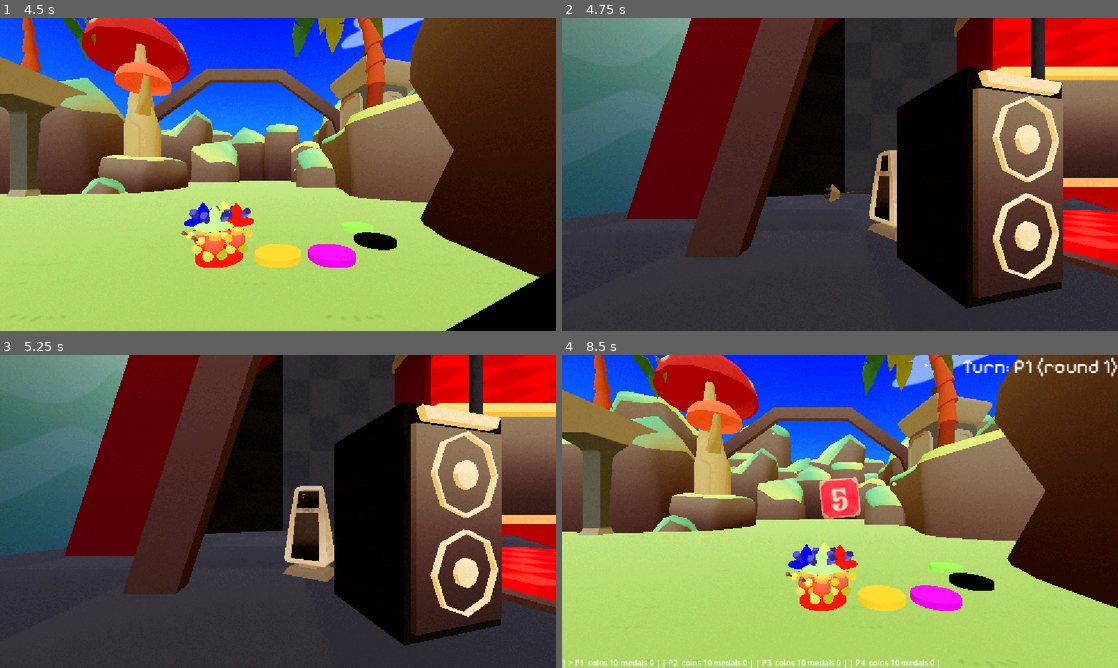
Above: before the commit, frames 1-4 (two rows, left to right).
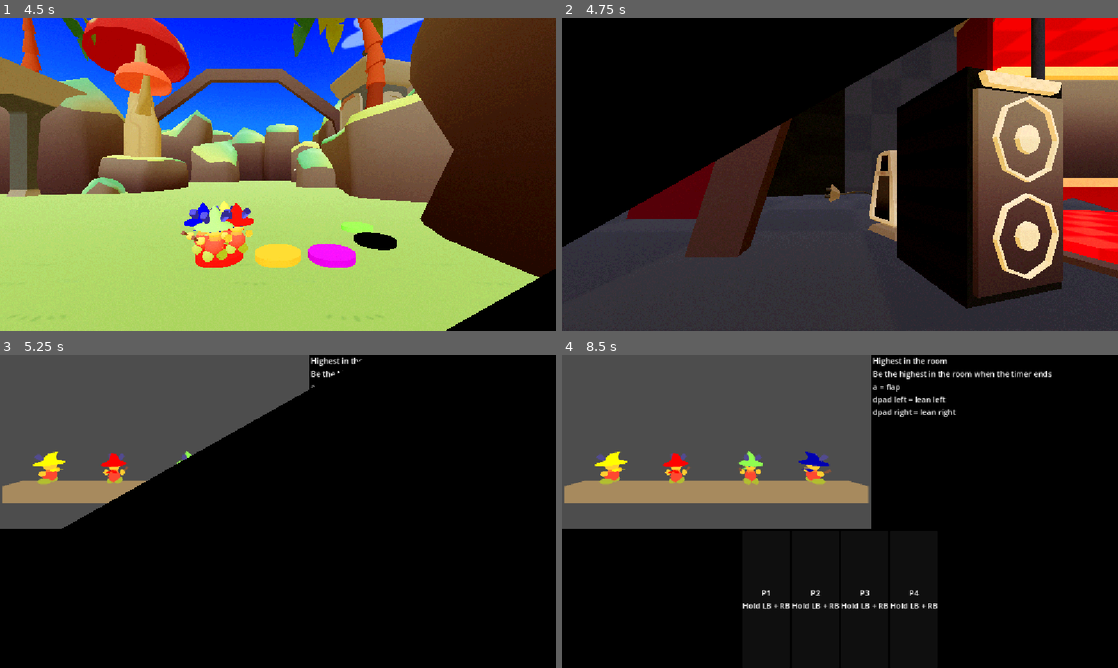
Above: after the commit, the same moments.

Repository: JZxAkuma/Game-Prototype-3
Game: Godot game, scene res://DO NOT TOUCH/Scene/main.tscn
The game is run twice, just before and just after one commit, with the same random seed, the same clock (stepped at 60 frames per second) and the same inputs.
Inputs (mouse positions are in pixels of both pictures, inside the frame that each line leads up to):
- Up to frame 1 (4.5 s): tap Enter (ui_accept) at 0.5 s; move the mouse to (400, 158) at 0.52 s; hold D (right) 0.53-1.28 s; hold J (a) 0.53-1.28 s; tap 2 (flappy, bound only after the commit) at 0.77, 1.07, 1.52, 1.82, 3.77, 4.07 s; tap K (b) at 0.8, 1.35 s; move the mouse to (166, 190) at 1.27 s; hold S (down) 1.28-2 s; tap Ctrl (control) at 1.55 s; click "Start" at 2 s; tap A (left) at 2.75, 3.5 s; move the mouse to (333, 105) at 2.77 s; hold D (right) 2.78-3.53 s; hold Ctrl (control) 2.78-3.53 s; tap Shift (shift) at 3.05, 3.6 s; move the mouse to (250, 237) at 3.52 s; hold W (up) 3.53-4.28 s; tap L (start) at 3.8 s; move the mouse to (444, 221) at 4.27 s; hold A (left) from 4.28 s (still down); hold L (start) from 4.28 s (still down)
- Up to frame 2 (4.75 s): keep holding A (left); keep holding L (start); tap 2 (flappy, bound only after the commit) at 4.52 s; tap U (x) at 4.55 s
- Up to frame 3 (5.25 s): keep holding A (left); tap 2 (flappy, bound only after the commit) at 4.82 s; move the mouse to (111, 464) at 5.02 s; release L (start) at 5.03 s; tap U (x) at 5.1 s
- Up to frame 4 (8.5 s): tap 2 (flappy, bound only after the commit) at 5.27, 5.57, 6.77, 6.8, 7.07, 7.35, 7.52, 7.82, 8.27 s; tap I (y) at 5.3, 5.85 s; move the mouse to (867, 511) at 5.77 s; release A (left) at 5.78 s; hold S (down) 5.78-6.53 s; tap 1 (sumo, bound only after the commit) at 6.05, 6.6 s; move the mouse to (756, 433) at 6.52 s; hold D (right) 6.53-7.28 s; move the mouse to (962, 495) at 7.27 s; hold W (up) 7.28-8.03 s; hold J (a) 7.28-8.03 s; move the mouse to (728, 527) at 8.02 s; hold D (right) from 8.03 s (still down); tap J (a) at 8.1 s; tap K (b) at 8.3 s

Frame 1 is identical in both runs. In frame 2, 25% of the frame differs, in the area x 0-74%, y 0-74%; in frame 3, 86%; in frame 4, 99%, in the area x 0-100%, y 0-100%.

Commit message:
Debug
Added debug function to load minigame directly from board

Diff:
--- a/DO NOT TOUCH/Autoload/script/game state.gd
+++ b/DO NOT TOUCH/Autoload/script/game state.gd
@@ -36,6 +36,8 @@
 
 const MINIGAME_PATHS: Array[String] = [
 	"res://DO NOT TOUCH/Resources/minigames/sumo.tres",
+	"res://DO NOT TOUCH/Resources/minigames/flappy.tres"
+
 ]
 
 func pick_minigame() -> MINI_GAME:
@@ -77,3 +79,10 @@
 	for path in MINIGAME_PATHS:
 		list.append(load(path) as MINI_GAME)
 	return list
+
+func pick_minigame_by_id(id: String) -> MINI_GAME:
+	for path in MINIGAME_PATHS:
+		if path.get_file().get_basename() == id:
+			current_minigame = load(path) as MINI_GAME
+			return current_minigame
+	return null
--- /dev/null
+++ b/DO NOT TOUCH/Resources/minigames/flappy.tres
@@ -0,0 +1,14 @@
+[gd_resource type="Resource" script_class="MINI_GAME" format=3 uid="uid://c530u0poxptdm"]
+
+[ext_resource type="Script" uid="uid://bb4ov3h640ub1" path="res://DO NOT TOUCH/Script/minigame.gd" id="1_1t2tb"]
+[ext_resource type="PackedScene" uid="uid://dailkysoenfv8" path="res://DO NOT TOUCH/Scene/minigames/flappy_bird/flappy_scene.tscn" id="1_aexqe"]
+
+[resource]
+script = ExtResource("1_1t2tb")
+mini_game_scene = ExtResource("1_aexqe")
+mini_game_name = "Highest in the room"
+goal = "Be the highest in the room when the timer ends"
+controls = "a = flap
+dpad left = lean left
+dpad right = lean right"
+metadata/_custom_type_script = "uid://bb4ov3h640ub1"
--- a/DO NOT TOUCH/Scene/board.tscn
+++ b/DO NOT TOUCH/Scene/board.tscn
@@ -531,7 +531,7 @@
 transform = Transform3D(1, 0, 0, 0, 1, 0, 0, 0, 1, 141.19135, 3.2629128, -4.606463)
 
 [node name="Commentator set wide" type="Camera3D" parent="commentator set" unique_id=1671591333]
-transform = Transform3D(0.9265283, -0.05820581, 0.37169436, 0, 0.98795986, 0.15471034, -0.37622413, -0.14334361, 0.9153728, 159.02277, 20.989372, 30.39455)
+transform = Transform3D(0.9265283, -0.058205813, 0.37169436, 0, 0.98795986, 0.15471035, -0.37622413, -0.14334363, 0.9153728, 159.02277, 20.989372, 30.39455)
 
 [node name="SpotLight3D" type="SpotLight3D" parent="commentator set" unique_id=836658084]
 transform = Transform3D(1, 0, 0, 0, -4.371139e-08, 1, 0, -1, -4.371139e-08, 141.36893, 10.049157, -9.662783)
--- a/DO NOT TOUCH/Scene/minigames/flappy_bird/flappy_scene.tscn
+++ b/DO NOT TOUCH/Scene/minigames/flappy_bird/flappy_scene.tscn
@@ -428,36 +428,42 @@
 &"countdown": SubResource("Animation_ugtl2")
 }
 
-[node name="Flappy_scene" type="Node3D" unique_id=535647750 node_paths=PackedStringArray("players_root", "spawns", "tutorial_ui")]
+[node name="Flappy_scene" type="Node3D" unique_id=535647750 node_paths=PackedStringArray("play_cam", "players_root", "spawns", "tutorial_ui", "anim")]
 script = ExtResource("1_vygtr")
+play_cam = NodePath("Game scene/Camera3D")
 play_mode = 5
 players_root = NodePath("players")
 spawns = NodePath("spawns")
 tutorial_ui = NodePath("Tutorial layer")
+anim = NodePath("countdown layer/AnimationPlayer")
 
 [node name="Game scene" type="Node3D" parent="." unique_id=1789420498]
 
 [node name="Camera3D" type="Camera3D" parent="Game scene" unique_id=1426199083]
-transform = Transform3D(1, 0, 0, 0, 1, 0, 0, 0, 1, 0, 11.208, 9.22102)
+transform = Transform3D(1, 0, 0, 0, 1, 0, 0, 0, 1, 0, 3.1386428, 7.1966047)
+
+[node name="CSGBox3D" type="CSGBox3D" parent="Game scene" unique_id=2071509430]
+size = Vector3(18, 1, 1)
 
 [node name="players" type="Node3D" parent="." unique_id=1118147660]
 
 [node name="spawns" type="Node3D" parent="." unique_id=1286182102]
 
 [node name="Marker3D" type="Marker3D" parent="spawns" unique_id=1426830225]
-transform = Transform3D(1, 0, 0, 0, 1, 0, 0, 0, 1, 0, 0, 9)
+transform = Transform3D(1, 0, 0, 0, 1, 0, 0, 0, 1, -2.5521765, 0.4995358, 0)
 
 [node name="Marker3D2" type="Marker3D" parent="spawns" unique_id=921795307]
-transform = Transform3D(-1, 0, 8.742278e-08, 0, 1, 0, -8.742278e-08, 0, -1, 0, 0, -9)
+transform = Transform3D(-1, 0, 8.742278e-08, 0, 1, 0, -8.742278e-08, 0, -1, 2.1657734, 0.5237491, 0)
 
 [node name="Marker3D3" type="Marker3D" parent="spawns" unique_id=1426212345]
-transform = Transform3D(-4.371139e-08, 0, -1, 0, 1, 0, 1, 0, -4.371139e-08, -9, 0, 0)
+transform = Transform3D(-4.371139e-08, 0, -1, 0, 1, 0, 1, 0, -4.371139e-08, 6.1434345, 0.5379046, 0)
 
 [node name="Marker3D4" type="Marker3D" parent="spawns" unique_id=388128254]
-transform = Transform3D(-4.371139e-08, 0, 1, 0, 1, 0, -1, 0, -4.371139e-08, 9, 0, 0)
-
-[node name="Tutorial layer" type="CanvasLayer" parent="." unique_id=377442424]
+transform = Transform3D(-4.371139e-08, 0, 1, 0, 1, 0, -1, 0, -4.371139e-08, -6.624716, 0.5379045, 0)
+
+[node name="Tutorial layer" type="CanvasLayer" parent="." unique_id=377442424 node_paths=PackedStringArray("play_cam")]
 script = ExtResource("2_2mow2")
+play_cam = NodePath("../Game scene/Camera3D")
 
 [node name="Control" type="Control" parent="Tutorial layer" unique_id=2033016388]
 layout_mode = 3
--- a/DO NOT TOUCH/Scene/minigames/flappy_bird/minigame_flappy.gd
+++ b/DO NOT TOUCH/Scene/minigames/flappy_bird/minigame_flappy.gd
@@ -1,11 +1,6 @@
 extends MiniGameBase
 
+@export var play_cam: Camera3D
 
-# Called when the node enters the scene tree for the first time.
-func _ready() -> void:
-	pass # Replace with function body.
-
-
-# Called every frame. 'delta' is the elapsed time since the previous frame.
-func _process(delta: float) -> void:
+func _start_round(_practice: bool) -> void:
 	pass
--- a/DO NOT TOUCH/Scene/minigames/sumo/minigame_sumo.gd
+++ b/DO NOT TOUCH/Scene/minigames/sumo/minigame_sumo.gd
@@ -8,11 +8,9 @@
 	for c in chars.values():
 		c.state_changed.connect(_on_state_changed)
 
-
 func _on_state_changed(_c: PlayerCharacter, s: CharacterState) -> void:
 	if s.has_signal(&"fell_off"):
 		s.connect(&"fell_off", _on_fell, CONNECT_DEFERRED)
-
 
 func _on_fell(c: PlayerCharacter) -> void:
 	match state:
@@ -20,7 +18,6 @@
 			_respawn_one(c)
 		State.play:
 			_eliminate(c)
-
 
 func _eliminate(c: PlayerCharacter) -> void:
 	if not alive.has(c.slot):
@@ -34,7 +31,6 @@
 	elif alive.is_empty():
 		round_over.emit(-1)
 
-
 func _start_round(practice: bool) -> void:
 	super(practice)
 	alive = chars.keys()
--- a/DO NOT TOUCH/Script/board.gd
+++ b/DO NOT TOUCH/Script/board.gd
@@ -74,6 +74,18 @@
 func _process(delta: float) -> void:
 	_follow_cam(delta)
 	_face_tokens_to_camera(delta)
+
+	if Input.is_action_just_pressed("sumo"):
+		_debug_minigame("sumo")
+	elif Input.is_action_just_pressed("flappy"):
+		_debug_minigame("flappy")
+
+func _debug_minigame(id: String) -> void:
+	var mg := GameState.pick_minigame_by_id(id)
+	if mg == null:
+		push_warning("No minigame '%s' in GamesState" % id)
+		return
+	SceneManager.goto_scene(mg.mini_game_scene)
 
 func _face_tokens_to_camera(delta: float) -> void:
 	if not tokens_root.visible:
--- a/project.godot
+++ b/project.godot
@@ -115,6 +115,16 @@
 "events": [Object(InputEventKey,"resource_local_to_scene":false,"resource_name":"","device":-1,"window_id":0,"alt_press …(195 unchanged characters)…
 ]
 }
+sumo={
+"deadzone": 0.2,
+"events": [Object(InputEventKey,"resource_local_to_scene":false,"resource_name":"","device":-1,"window_id":0,"alt_pressed":false,"shift_pressed":false,"ctrl_pressed":false,"meta_pressed":false,"pressed":false,"keycode":0,"physical_keycode":49,"key_label":0,"unicode":49,"location":0,"echo":false,"script":null)
+]
+}
+flappy={
+"deadzone": 0.2,
+"events": [Object(InputEventKey,"resource_local_to_scene":false,"resource_name":"","device":-1,"window_id":0,"alt_pressed":false,"shift_pressed":false,"ctrl_pressed":false,"meta_pressed":false,"pressed":false,"keycode":0,"physical_keycode":50,"key_label":0,"unicode":50,"location":0,"echo":false,"script":null)
+]
+}
 
 [physics]
 
